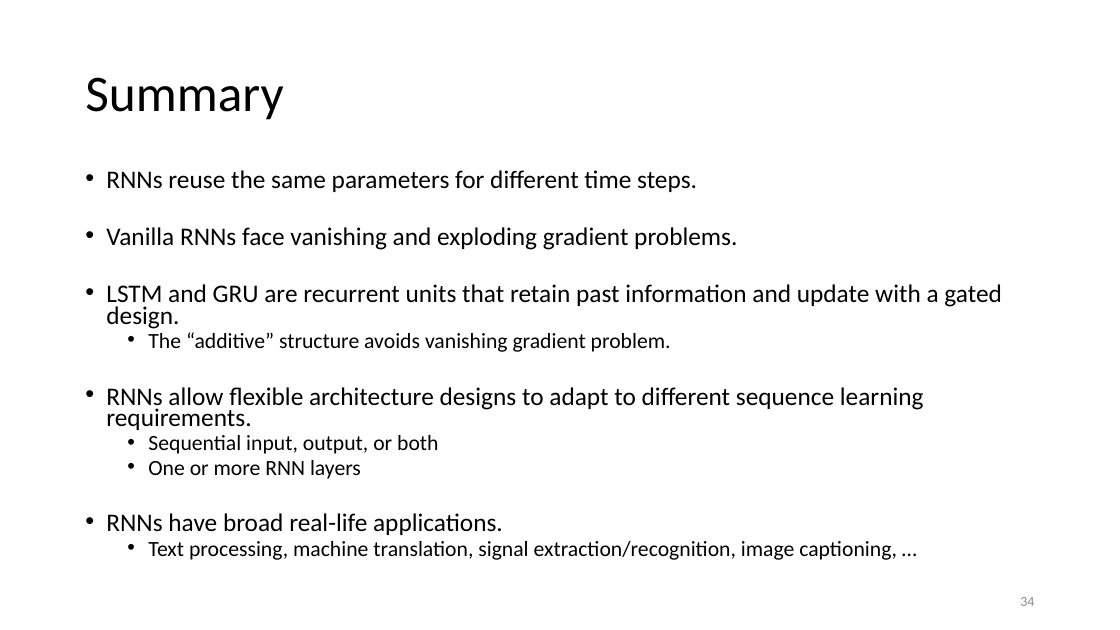
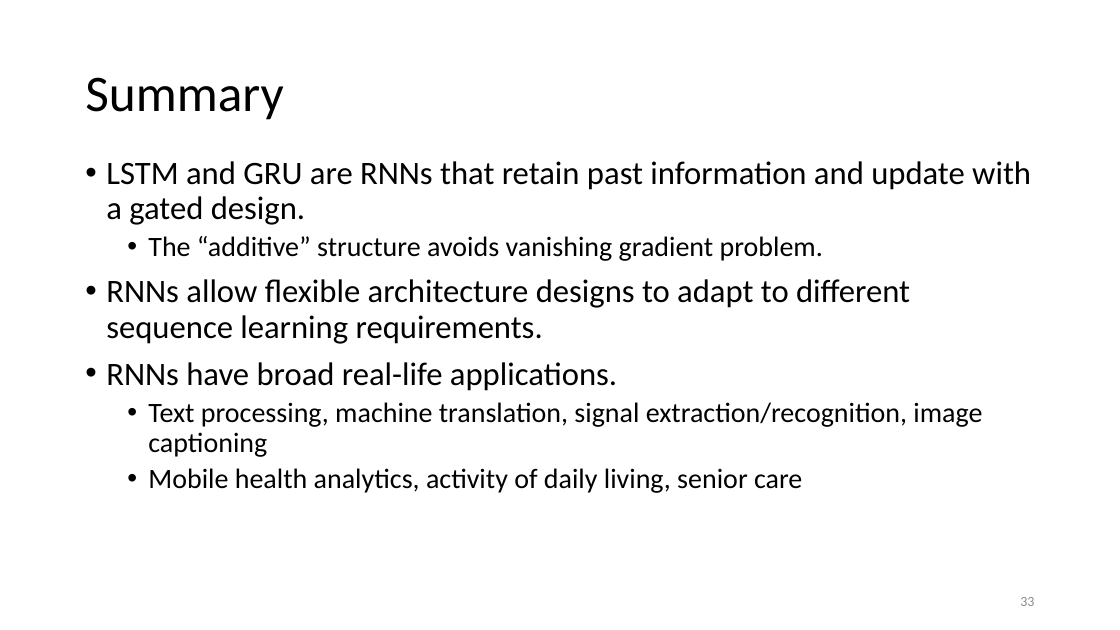
Before and after one commit to ailab-ua/courses, a slide deck: slide 33 of resources/recurrent_neural_networks_april_2019.pptx (slide 34 before the commit). Drawn at 1120x630 pixels with LibreOffice and Linux fonts; fonts in the diff are those of the drawing. Boxes give left, top, right and bottom in pixels: in the first picture for what was removed or moved away, otherwise in the second. Text is boxed around its words. In the diff, an @@ line names an element or a change of style, - is before the commit and + after.

```diff
--- a/resources/recurrent_neural_networks_april_2019.pptx
+++ b/resources/recurrent_neural_networks_april_2019.pptx
@@ text "LSTM and GRU are RNNs ...": place and size @@
-text "LSTM and GRU are RNNs ..." at bbox=[106, 170, 1001, 560]
+text "LSTM and GRU are RNNs ..." at bbox=[106, 161, 1031, 493]
@@ text at bbox=[106, 161, 1031, 225]: text changed; size 21.7 to 28 pt @@
-• RNNs reuse the same parameters for different time steps.
-• Vanilla RNNs face vanishing and exploding gradient problems.
-• LSTM and GRU are recurrent units that retain past information and update with a gated design.
+• LSTM and GRU are RNNs that retain past information and update with a gated design.
@@ text at bbox=[106, 236, 910, 391]: size 18.6 to 24 pt in "The “additive” structure avoids vanishing gradient problem."; size 21.7 to 28 pt in "RNNs allow flexible architecture designs to adapt ...", "RNNs have broad real-life applications."; line spacing 0.7 to 0.9 @@
@@ text at bbox=[148, 402, 982, 493]: text changed; size 18.6 to 24 pt @@
-  • Text processing, machine translation, signal extraction/recognition, image captioning, …
+  • Text processing, machine translation, signal extraction/recognition, image captioning
+  • Mobile health analytics, activity of daily living, senior care
@@ text at bbox=[148, 435, 438, 479]: paragraphs removed @@
-  • Sequential input, output, or both
-  • One or more RNN layers
@@ page number at bbox=[1020, 597, 1034, 606]: text changed @@
-34
+33
```
Also in this commit, not shown: 29 other slides changed, 1 slide added, 2 slides removed.
